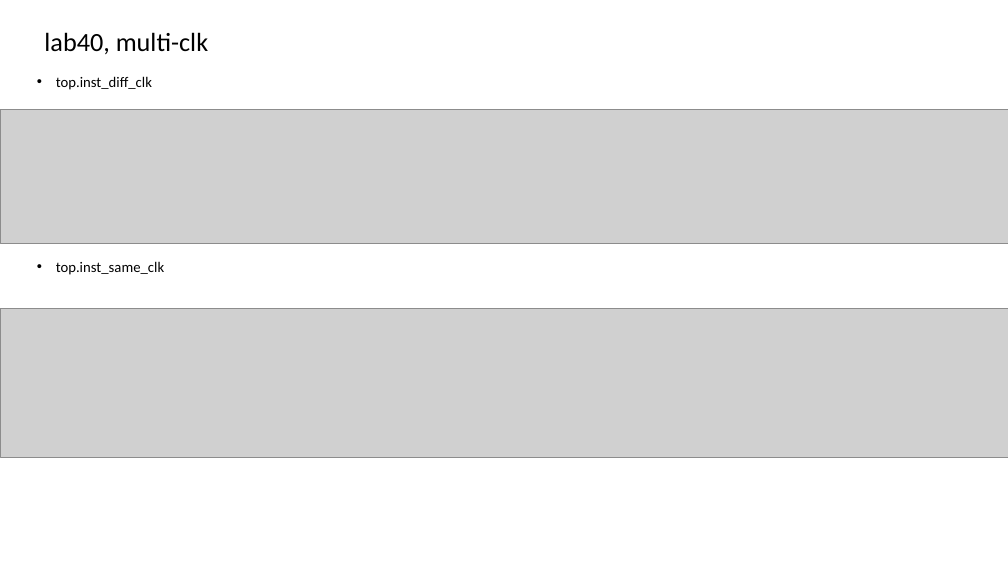
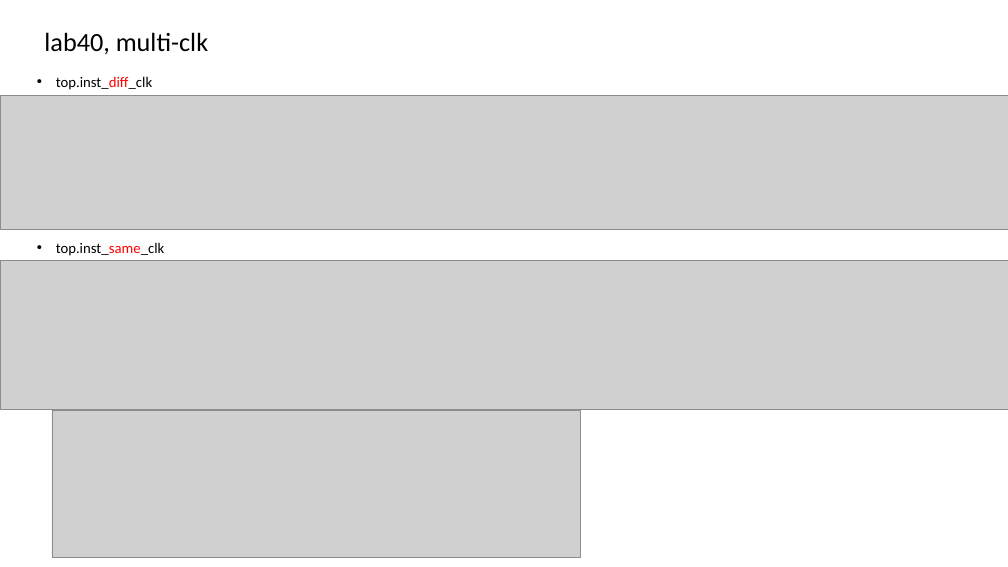
Before and after one commit to r06942072/study_sv, a slide deck: slide 10 of note.pptx. Drawn at 1008x567 pixels with LibreOffice and Linux fonts; fonts in the diff are those of the drawing; grey boxes stand for pictures. Boxes give left, top, right and bottom in pixels: in the first picture for what was removed or moved away, otherwise in the second. Text is boxed around its words. In the diff, an @@ line names an element or a change of style, - is before the commit and + after.

```diff
--- a/note.pptx
+++ b/note.pptx
@@ text "top.inst_diff_clk" at box(56, 76, 152, 90): text colour #000000 to #FF0000 in "top.inst_diff_clk" @@
@@ picture: place and size @@
-picture at box(0, 110, 1008, 243)
+picture at box(0, 95, 1008, 229)
@@ text "top.inst_same_clk": place and size @@
-text "top.inst_same_clk" at box(56, 261, 164, 275)
+text "top.inst_same_clk" at box(56, 243, 165, 256)
@@ text "top.inst_same_clk" at box(56, 243, 165, 256): text colour #000000 to #FF0000 in "top.inst_same_clk" @@
@@ picture: place and size @@
-picture at box(0, 309, 1008, 457)
+picture at box(0, 261, 1008, 409)
@@ picture added at box(52, 411, 581, 558) @@
```
Also in this commit, not shown: 3 other slides changed, 5 other files.
